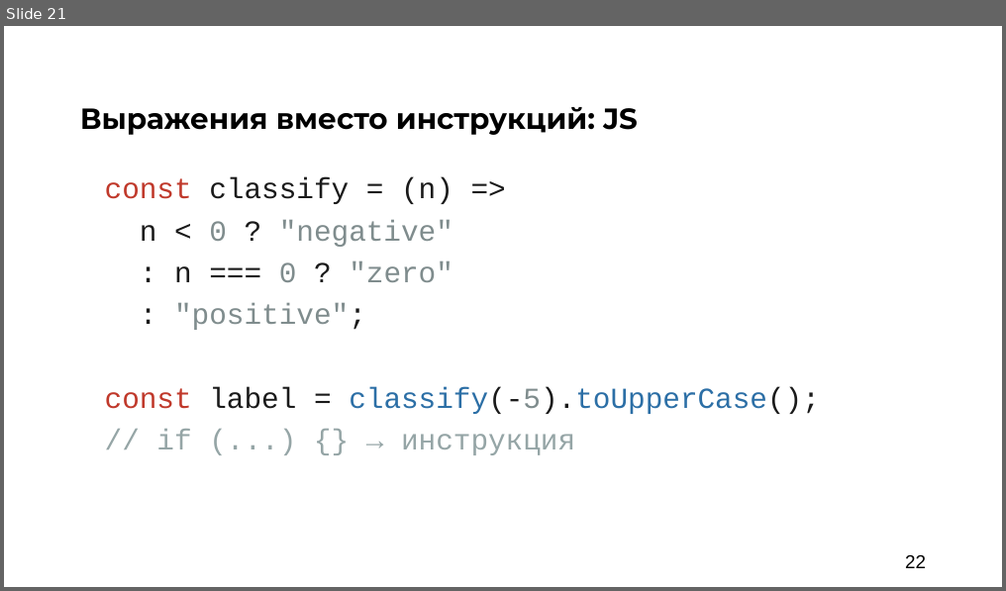
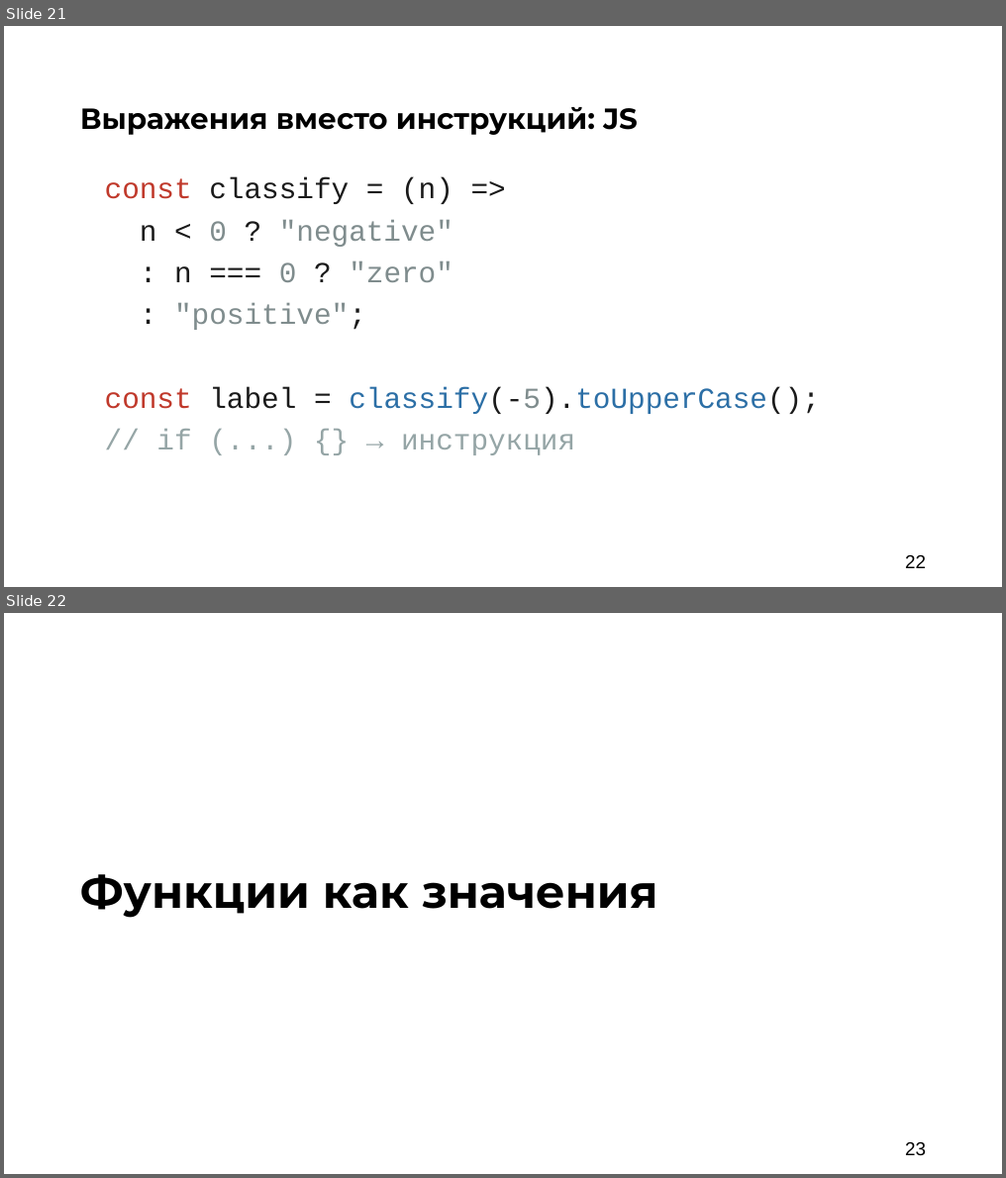
Before and after one commit to argent-smith/presentations, a slide deck: FP_Talk_2026/nastachku/final_presentation.pptx. Shown one above the other, each under a label of ours: slide 21 before the commit, slides 21 and 22 after it. The pictures are 1006x591 and 1006x1178 pixels, drawn with LibreOffice and Linux fonts; fonts in the diff are those of the drawing; background and template pictures are left out. Boxes give left, top, right and bottom in pixels: in the first picture for what was removed or moved away, otherwise in the second. Text is boxed around its words. In the diff, an @@ line names an element or a change of style, - is before the commit and + after.

```diff
--- a/FP_Talk_2026/nastachku/final_presentation.pptx
+++ b/FP_Talk_2026/nastachku/final_presentation.pptx
@@ slide 22 added at bbox=[4, 613, 1002, 1174], background #FFFFFF @@
@@ title added at bbox=[80, 874, 658, 918], 44 pt, text #000000, bold @@
+Функции как значения
@@ page number added at bbox=[905, 1142, 926, 1156], 18 pt, text #000000 @@
+23
```
Also in this commit, not shown: 1 slide changed, 10 other slides added, 1 other file.
